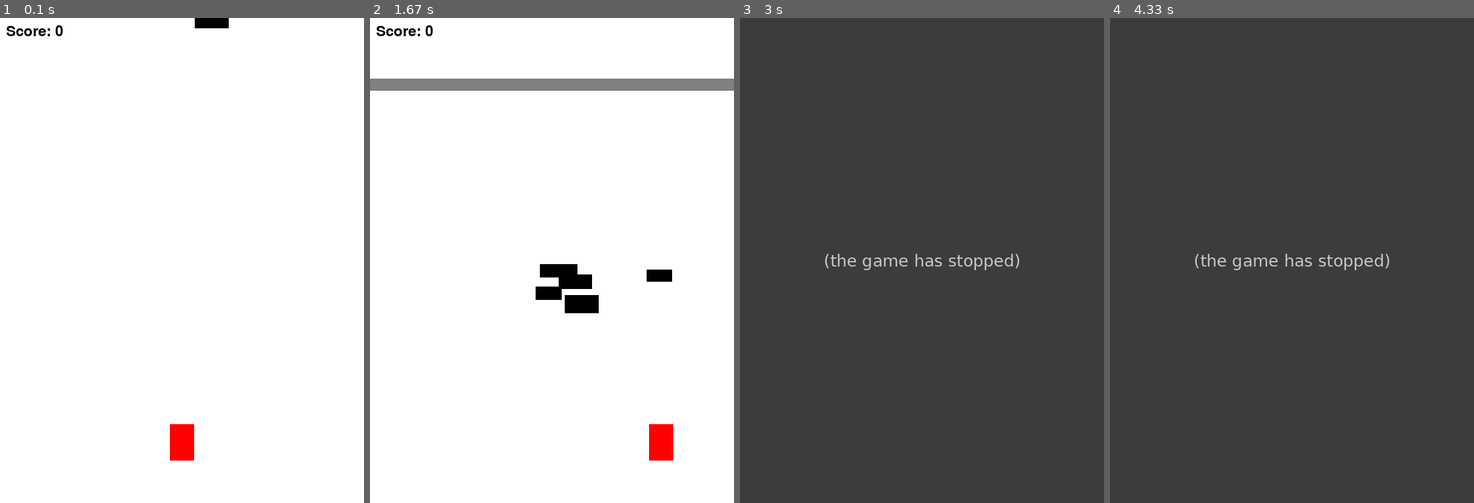
Above: before the commit, frames 1-4 (left to right).
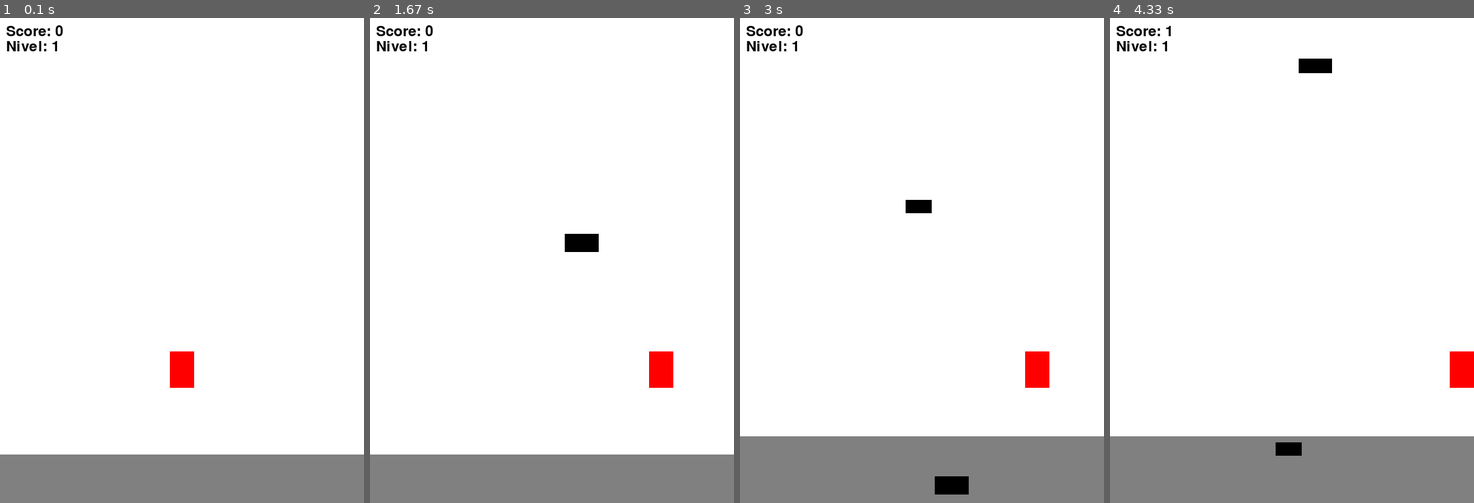
Above: after the commit, the same moments.

Repository: heriqueMH/ProjetoPygame
Game: pygame game, started from main.py
Two runs of this game, one before a commit and one after it. Both use one fixed random seed, a clock stepped at 60 frames per second and the inputs below.
Inputs:
- Up to frame 1 (0.1 s): no input
- Up to frame 2 (1.67 s): hold Right 0.33-0.8 s; hold Right 0.83-1.3 s; hold Left from 1.33 s (still down)
- Up to frame 3 (3 s): release Left at 1.87 s; hold Left 1.9-2.3 s; hold Right 2.33-2.97 s
- Up to frame 4 (4.33 s): hold Left 3-3.47 s; hold Right 3.5-3.97 s; hold Right from 4 s (still down)

The runs differ from the first frame. In frame 1, 11% of the frame differs, in the area x 0-100%, y 0-100%; in frame 2, 15%; in frame 3, 100%; in frame 4, 100%.
Before the commit the program exited at 2.28 s; later frames show no game.

Commit message:
Update main.py
Níveis de dificuldade
Melhora no sistema de pontuação
Melhora no sistema de "Segunda chance"

Diff:
--- a/main.py
+++ b/main.py
@@ -25,7 +25,7 @@
 # Carregando o personagem (esquiador)
 player_img = pygame.Surface((40, 60))
 player_img.fill(RED)
-player_rect = player_img.get_rect(center=(SCREEN_WIDTH // 2, SCREEN_HEIGHT - 100))
+player_rect = player_img.get_rect(center=(SCREEN_WIDTH // 2, SCREEN_HEIGHT - 220))
 
 
 # Função para desenhar obstáculos (troncos e pedras)
@@ -33,7 +33,7 @@
     width = random.randint(40, 70)
     height = random.randint(20, 30)
     x_pos = random.randint(0, SCREEN_WIDTH - width)
-    y_pos = random.randint(-100, -40)
+    y_pos = random.randint(-2000, -40)
     return pygame.Rect(x_pos, y_pos, width, height)
 
 
@@ -45,10 +45,12 @@
 def game_loop():
     running = True
     player_x_change = 0
-    avalanche_y = -100
+    avalanche_y = 720
     avalanche_speed = AVALANCHE_SPEED
     obstacle_speed = 5
     score = 0
+    nivel = 1
+    hit = False
 
     while running:
         for event in pygame.event.get():
@@ -61,9 +63,29 @@
                     player_x_change = -PLAYER_SPEED
                 if event.key == pygame.K_RIGHT:
                     player_x_change = PLAYER_SPEED
+                if event.key == pygame.K_ESCAPE:
+                    running = False
             if event.type == pygame.KEYUP:
                 if event.key == pygame.K_LEFT or event.key == pygame.K_RIGHT:
                     player_x_change = 0
+
+
+        # Aumentar dificuldade
+        if score >= 50:
+            for obstacle in obstacles:
+                if obstacle_speed < 8:
+                    obstacle_speed += 2
+                    nivel = 2
+        if score >= 100:
+            for obstacle in obstacles:
+                if obstacle_speed < 11:
+                    obstacle_speed += 3
+                    nivel = 3
+        if score >= 200:
+            for obstacle in obstacles:
+                if obstacle_speed < 15:
+                    obstacle_speed += 4
+                    nivel = 4
 
         # Atualizar a posição do jogador
         player_rect.x += player_x_change
@@ -79,22 +101,23 @@
                 obstacles.remove(obstacle)
                 obstacles.append(create_obstacle())
                 score += 1
-
-        # Movimento da avalanche
-        avalanche_y += avalanche_speed
-        if avalanche_y > SCREEN_HEIGHT:
-            avalanche_y = -100
+                hit = False
 
         # Checar colisão com obstáculos
         for obstacle in obstacles:
-            if player_rect.colliderect(obstacle):
-                running = False  # Finaliza o jogo se o jogador colidir
+            if player_rect.colliderect(obstacle) and hit == False:
+                avalanche_y -= 30
+                hit = True
+            # Terminar o jogo quando a avalanche colidir com o jogador
+            if avalanche_y < SCREEN_HEIGHT - 220:
+                running = False
+
 
         # Desenhar tudo
         screen.fill(WHITE)
 
         # Desenha avalanche
-        pygame.draw.rect(screen, GRAY, (0, avalanche_y, SCREEN_WIDTH, 20))
+        pygame.draw.rect(screen, GRAY, (0, avalanche_y, SCREEN_WIDTH, 300))
 
         # Desenha jogador
         screen.blit(player_img, player_rect)
@@ -102,11 +125,12 @@
         # Desenha obstáculos
         for obstacle in obstacles:
             pygame.draw.rect(screen, BLACK, obstacle)
-
         # Mostra pontuação
         font = pygame.font.SysFont(None, 36)
         text = font.render(f"Score: {score}", True, BLACK)
+        text2 = font.render(f"Nivel: {nivel}", True, BLACK)
         screen.blit(text, (10, 10))
+        screen.blit(text2, (10, 35))
 
         pygame.display.flip()
         clock.tick(60)  # 60 FPS
